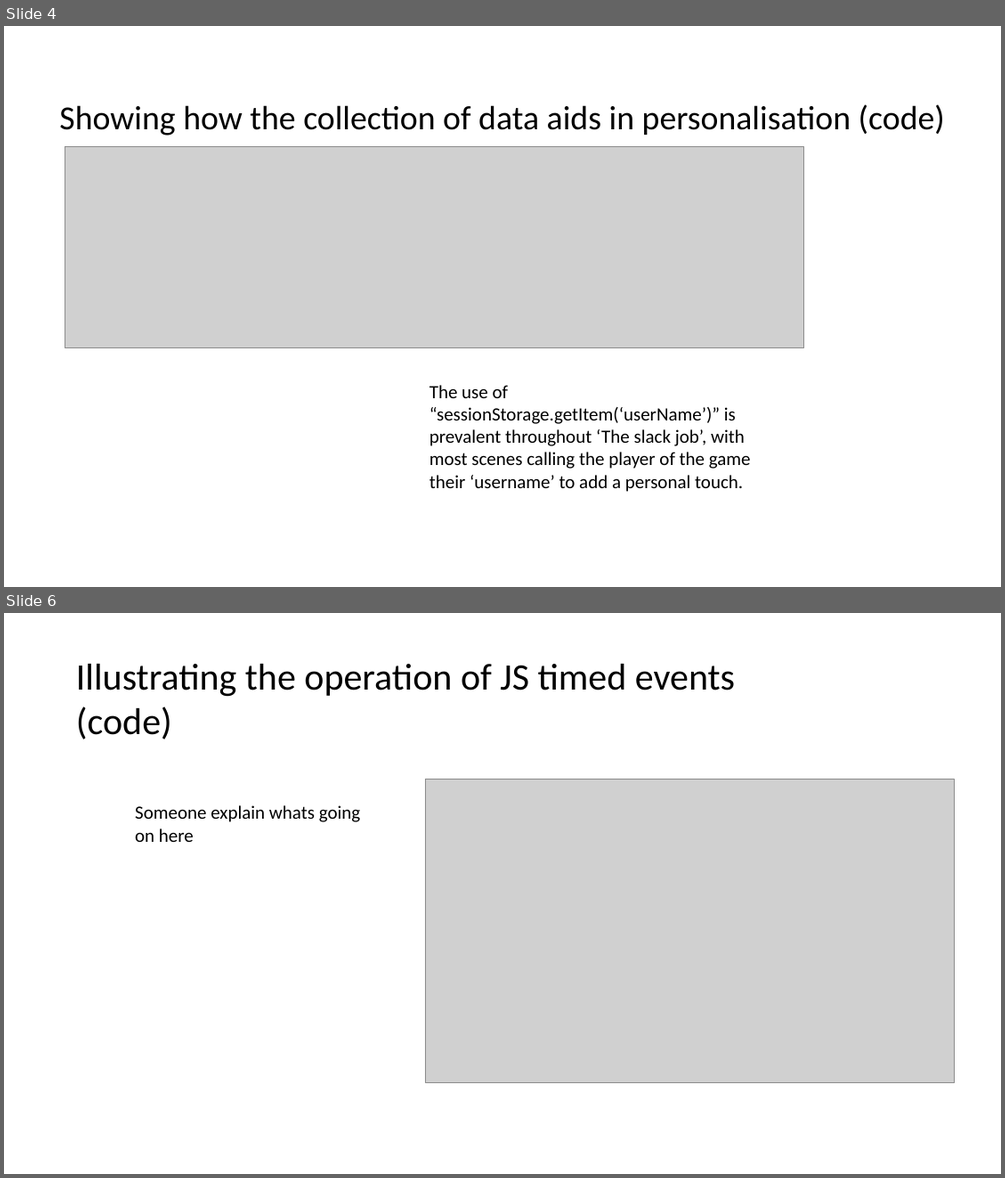
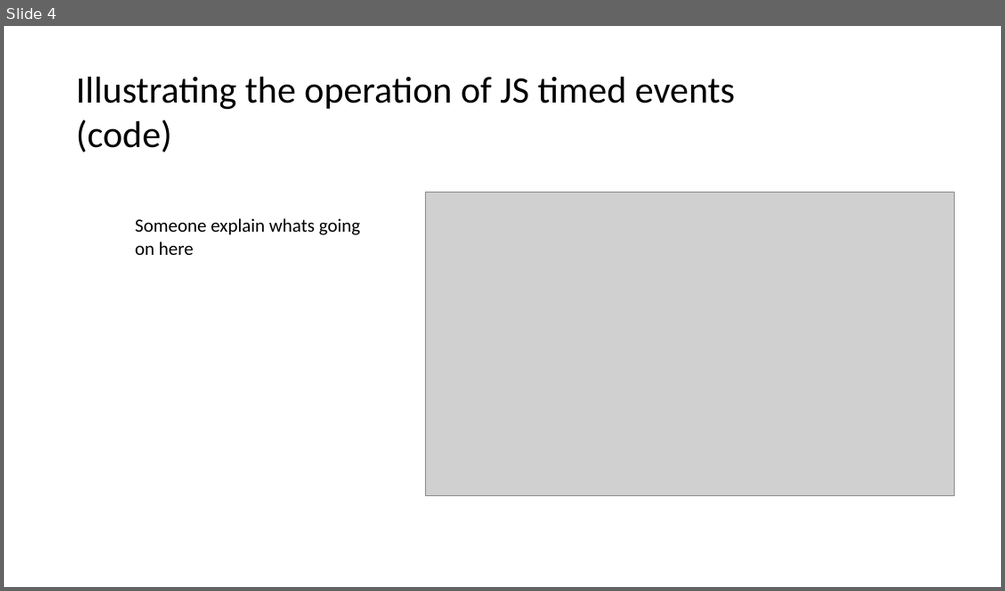
Before and after one commit to t-walk161/CSC1030GroupProject, a slide deck: Pages/TheSlackJobPP.pptx. Shown one above the other, each under a label of ours: slides 4 and 6 before the commit, slide 4 after it; the slides between them are not shown. The pictures are 1005x1178 and 1005x591 pixels, drawn with LibreOffice and Linux fonts; fonts in the diff are those of the drawing; grey boxes stand for pictures. Boxes give left, top, right and bottom in pixels: in the first picture for what was removed or moved away, otherwise in the second. Text is boxed around its words. In the diff, an @@ line names an element or a change of style, - is before the commit and + after.

```diff
--- a/Pages/TheSlackJobPP.pptx
+++ b/Pages/TheSlackJobPP.pptx
@@ slide 4 removed at (4, 26, 1001, 587), background #FFFFFF @@
@@ title removed at (59, 104, 945, 135) @@
-Showing how the collection of data aids in personalisation (code)
@@ picture removed at (65, 146, 804, 347) @@
@@ text removed at (429, 385, 751, 491) @@
-The use of “sessionStorage.getItem(‘userName’)” is prevalent throughout ‘The slack job’, with most scenes calling the player of the game their ‘username’ to add a personal touch.
@@ what was slide 6 is now slide 4 @@
```
Also in this commit, not shown: 2 slides changed, 1 slide added, 2 other slides removed.
